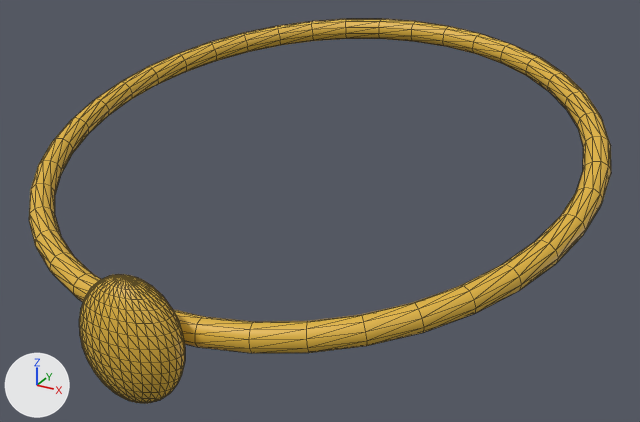
What one commit did to the glTF model apps/backend/src/main/resources/catalog/files/wear-necklace.glb.
Rendered twice from a 50 mm camera at (0.276, -0.485, 0.575) aimed at (0.015, -0.011, 0.338). The axes (+X, +Y, +Z) are drawn at lower left. The lights are the same throughout. The older version comes first. Mesh edges are drawn as thin lines.

The first picture shows 'wear-necklace'.
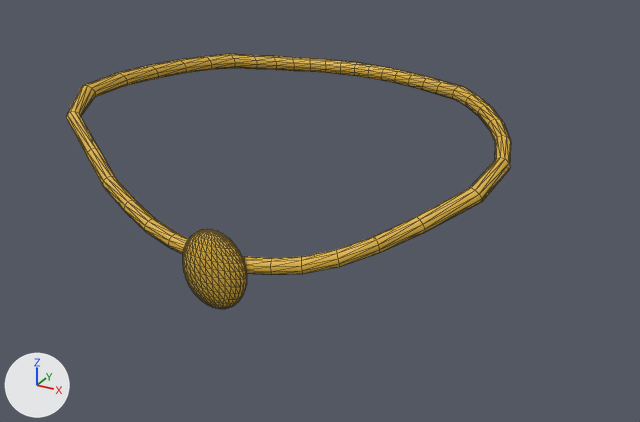
Where the change shows, as pixel boxes [x1, y1, x2, y2] in the pictures (640 x 422 px; the box of a moved part takes in the faces that stretch with it):
'wear-necklace', reshaped (23% narrower, 34% shorter)
    before: [29, 19, 611, 403]
    after: [66, 54, 511, 309]
part 1 of me_wear_necklace, moved or reshaped
    before: [79, 274, 185, 403]
    after: [183, 229, 247, 309]
part 2 of me_wear_necklace, moved or reshaped
    before: [29, 19, 611, 353]
    after: [66, 54, 511, 275]

The change, as a diff of the scene's bpy script:
```diff
--- a/apps/backend/src/main/resources/catalog/files/wear-necklace.glb.py
+++ b/apps/backend/src/main/resources/catalog/files/wear-necklace.glb.py
@@ me_wear_necklace @@
 # used by ob_wear_necklace; location = (0.0, 0.0, 0.0)
-me_wear_necklace.from_pydata(...)  # 882 vertices, 1760 faces; spans x -0.193..0.191, y -0.203..0.185, z 0.292..0.429
+me_wear_necklace.from_pydata(...)  # 882 vertices, 1760 faces; spans x -0.151..0.151, y -0.119..0.077, z 0.311..0.42
+# me_wear_necklace part 1: the loose piece of 482 vertices spanning x -0.032..0.031, y -0.203..-0.168, z 0.292..0.365 is scaled about its middle by (0.69, 0.49, 0.69), then moved by (0.0, 0.074, 0.007)
+# me_wear_necklace part 2: 400 of 882 vertices moved; they spanned x -0.193..0.191, y -0.173..0.185, z 0.321..0.429 and now span x -0.151..0.151, y -0.109..0.077, z 0.334..0.42; mean shift (0.001, -0.019, 0.018); largest move (-0.001, 0.185, 0.423) -> (0.0, 0.077, 0.415)
 me_wear_necklace.materials.append(mat_wear_necklace)
```
